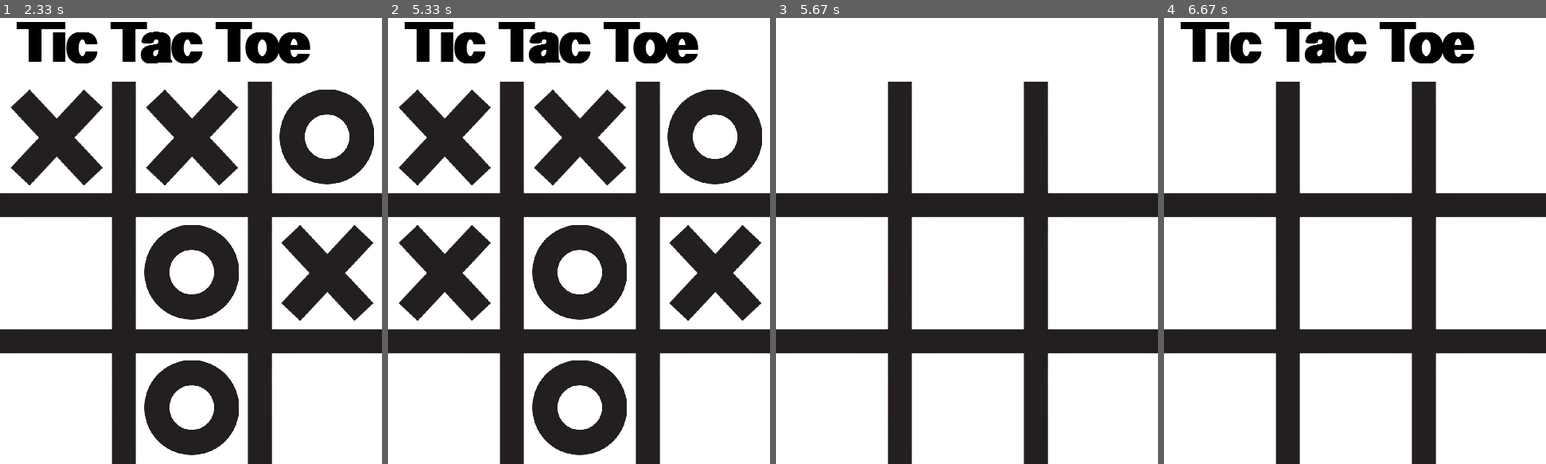
Above: before the commit, frames 1-4 (left to right).
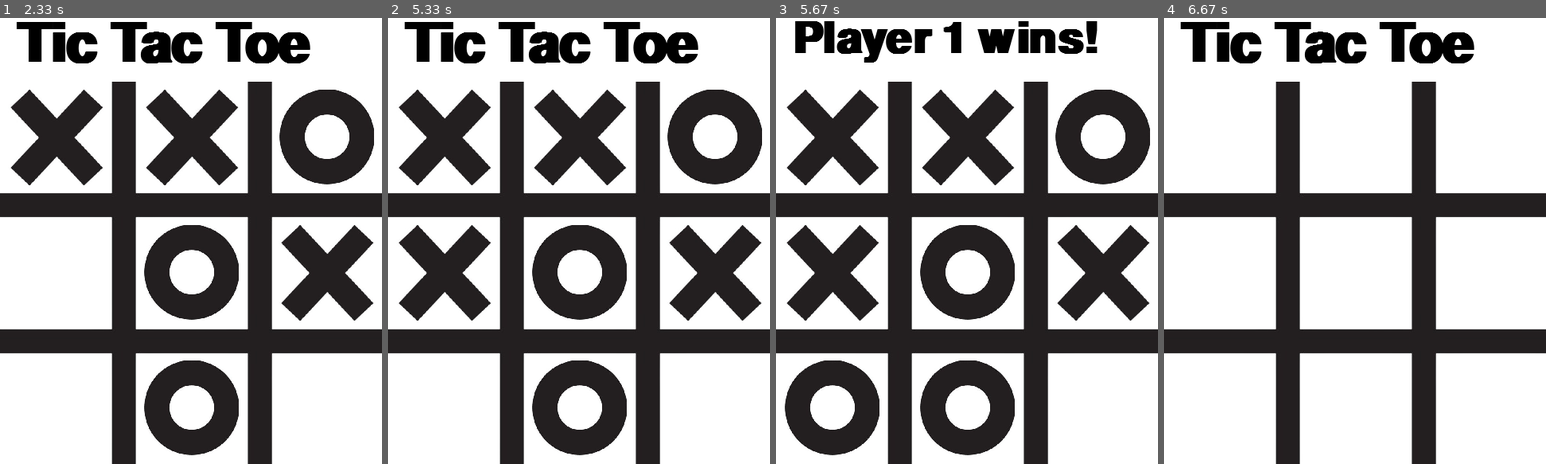
Above: after the commit, the same moments.

Repository: Vinayak2005917/Tic-tac-toe-Pygame
Game: pygame game, started from main.py
Two runs of this game, one before a commit and one after it. Both use one fixed random seed, a clock stepped at 60 frames per second and the inputs below.
Inputs (mouse positions are in pixels of both pictures, inside the frame that each line leads up to):
- Up to frame 1 (2.33 s): click (313, 227) at 0.38 s; press the mouse at (313, 227) at 0.7 s; move the mouse to (275, 254) at 0.8 s; release the mouse at (236, 281) at 0.93 s; press the mouse at (313, 227) at 1.03 s; move the mouse to (263, 183) at 1.13 s; release the mouse at (217, 138) at 1.27 s; press the mouse at (313, 227) at 1.37 s; move the mouse to (282, 205) at 1.47 s; release the mouse at (252, 178) at 1.6 s; click (76, 169) at 1.72 s; press the mouse at (76, 169) at 2.03 s; move the mouse to (110, 285) at 2.13 s; release the mouse at (141, 397) at 2.27 s
- Up to frame 2 (5.33 s): click (437, 227) at 2.38 s; press the mouse at (437, 227) at 5.2 s; move the mouse to (464, 303) at 5.3 s
- Up to frame 3 (5.67 s): release the mouse at (882, 379) at 5.43 s
- Up to frame 4 (6.67 s): press the mouse at (1213, 227) at 6.53 s; move the mouse to (1290, 276) at 6.63 s

Frames 1-2 are identical in both runs. In frame 3, 28% of the frame differs, in the area x 2-98%, y 0-99%; in frame 4, nothing differs.

Commit message:
fixed the glitch where it was not showing the final move

Diff:
--- a/main.py
+++ b/main.py
@@ -42,6 +42,7 @@
 player_number = 1
 win,draw = False,False
 title_x, title_y = 20, 0
+reset_wait = 5
 
 # Main loop
 running = True
@@ -57,14 +58,6 @@
     window.blit(board, (0, 80))
 
 
-    if win or draw:
-        pygame.time.delay(1000)
-        board_state = [0,0,0,0,0,0,0,0,0]
-        title = pygame.font.SysFont(None, 100)
-        title.set_bold(True)
-        title = title.render("Tic Tac Toe", True, (0, 0, 0))
-        win = False
-        draw = False
 
     # Draw the board state
     for i in range(len(board_state)):
@@ -102,9 +95,6 @@
             elif board_state.count(1) == board_state.count(2):
                 player_number = 1
 
-
-
-
     # Check for win or draw condition
     if not win and not draw:
         win = status_check.win_check(board_state, win)
@@ -121,8 +111,21 @@
             title.set_bold(True)
             title = title.render(header, True, (0, 0, 0))
             title_x = 120
+
     window.blit(title, (title_x, title_y))
+    pygame.display.update()
 
-    pygame.display.update()
+    if win or draw:
+        reset_wait -= 1
+        if reset_wait == 0:
+            pygame.time.delay(1000)
+            board_state = [0,0,0,0,0,0,0,0,0]
+            title = pygame.font.SysFont(None, 100)
+            title.set_bold(True)
+            title = title.render("Tic Tac Toe", True, (0, 0, 0))
+            win = False
+            draw = False
+            title_x = 20
+            reset_wait = 5
 # Quit Pygame
 pygame.quit()
